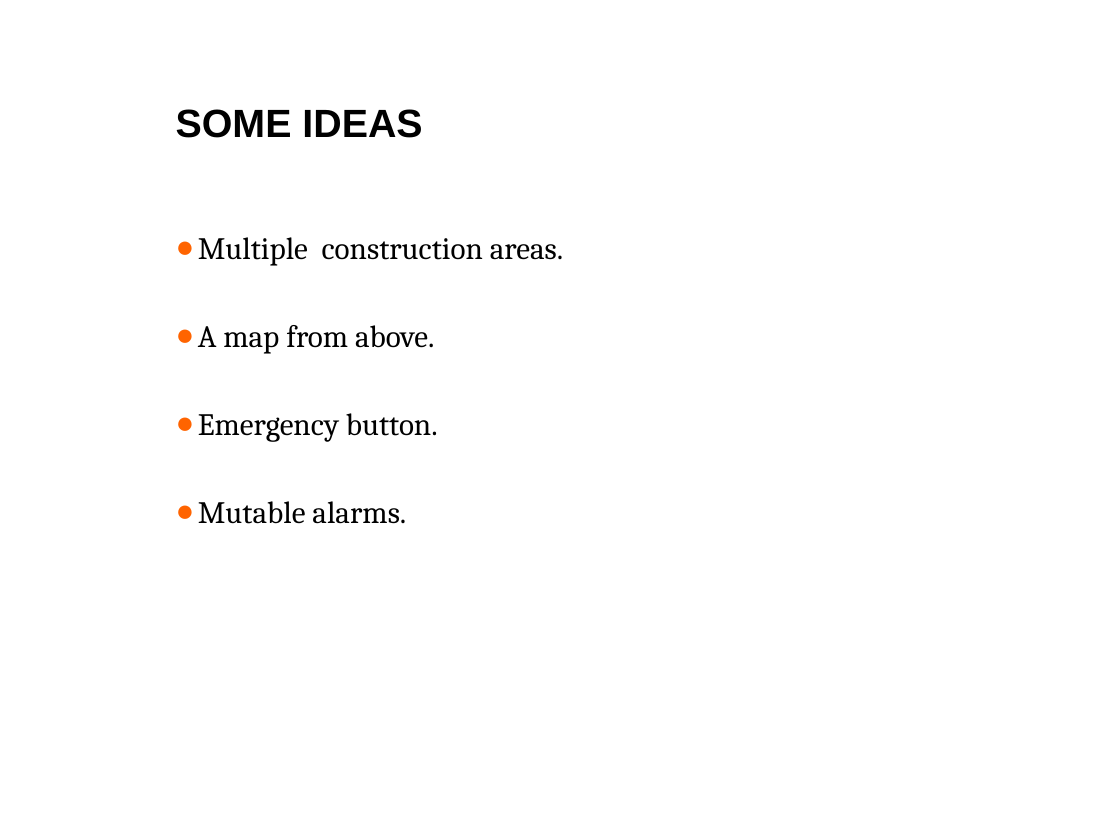
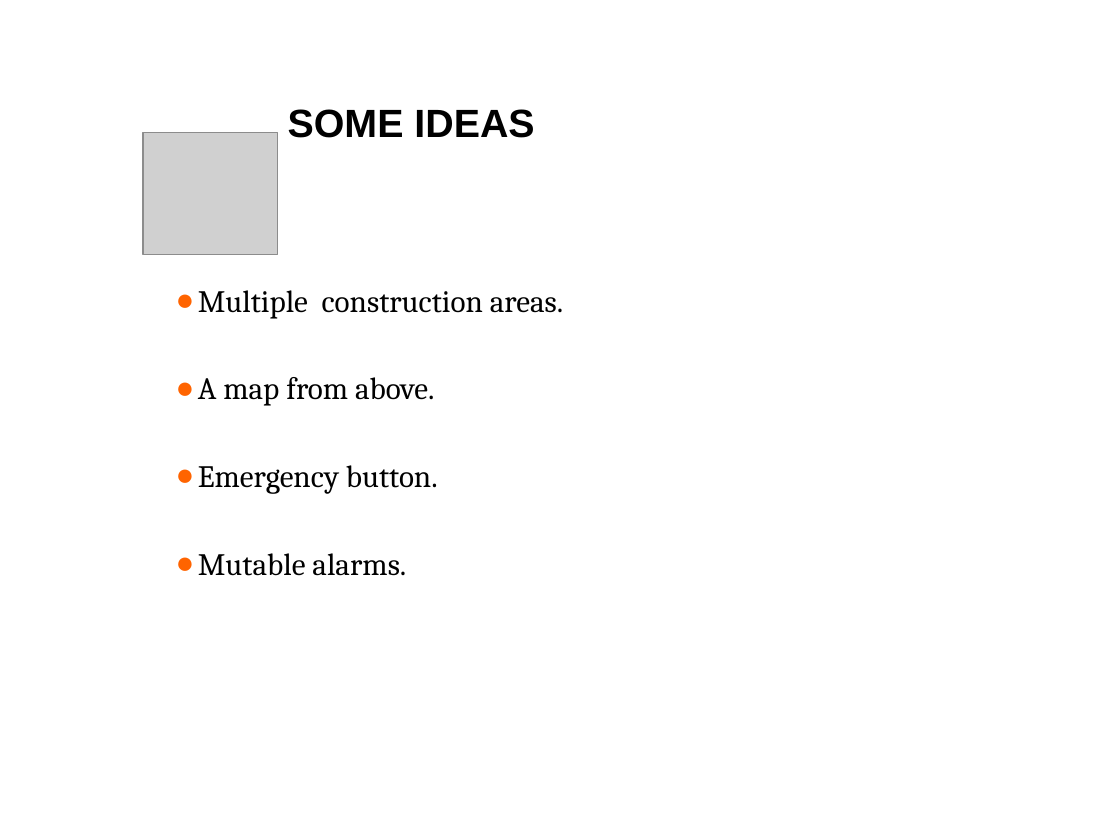
Before and after one commit to deerel/DVA313VolvoCoPilot, a slide deck: slide 20 of Presentations/Project Presentation #2 - mandatory 20171206.pptx. Drawn at 1120x840 pixels with LibreOffice and Linux fonts; fonts in the diff are those of the drawing; grey boxes stand for pictures; background and template pictures are left out. Boxes give left, top, right and bottom in pixels: in the first picture for what was removed or moved away, otherwise in the second. Text is boxed around its words. In the diff, an @@ line names an element or a change of style, - is before the commit and + after.

```diff
--- a/Presentations/Project Presentation #2 - mandatory 20171206.pptx
+++ b/Presentations/Project Presentation #2 - mandatory 20171206.pptx
@@ title "SOME IDEAS": place and size @@
-title "SOME IDEAS" at (176,109,422,138)
+title "SOME IDEAS" at (288,109,534,138)
@@ picture added at (143,132,278,254) @@
@@ text "Multiple construction areas.": place and size @@
-text "Multiple construction areas." at (198,237,564,524)
+text "Multiple construction areas." at (198,290,564,576)
```
Also in this commit, not shown: 6 other slides changed.
